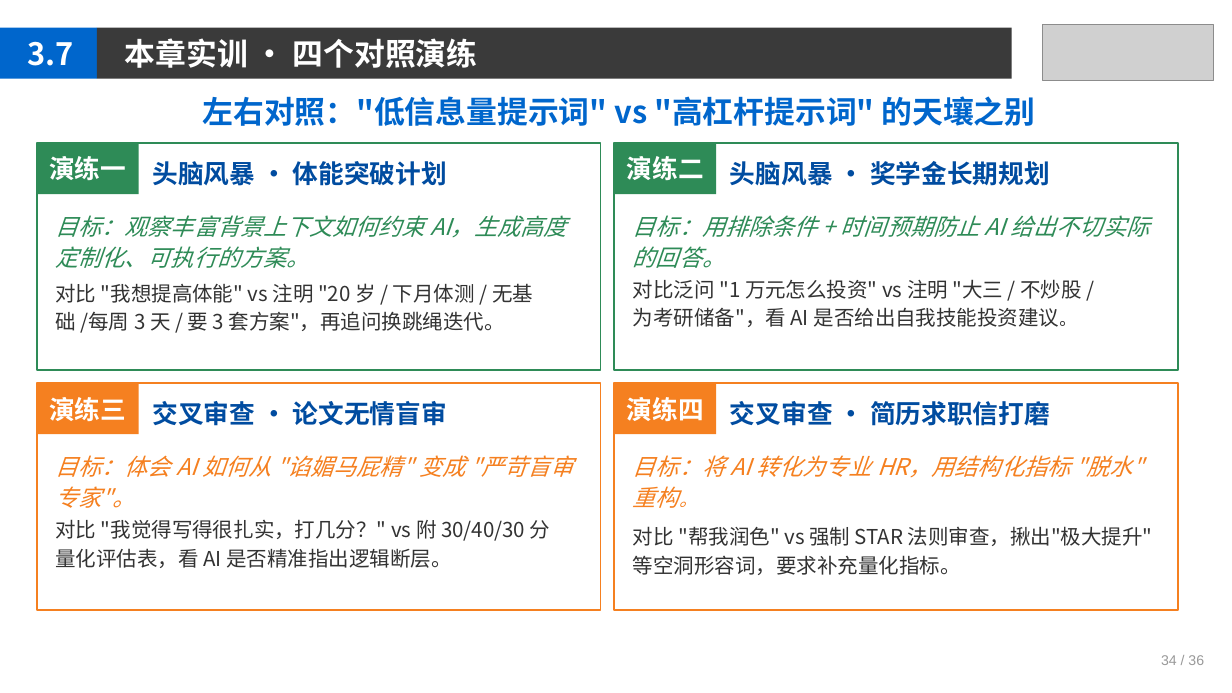
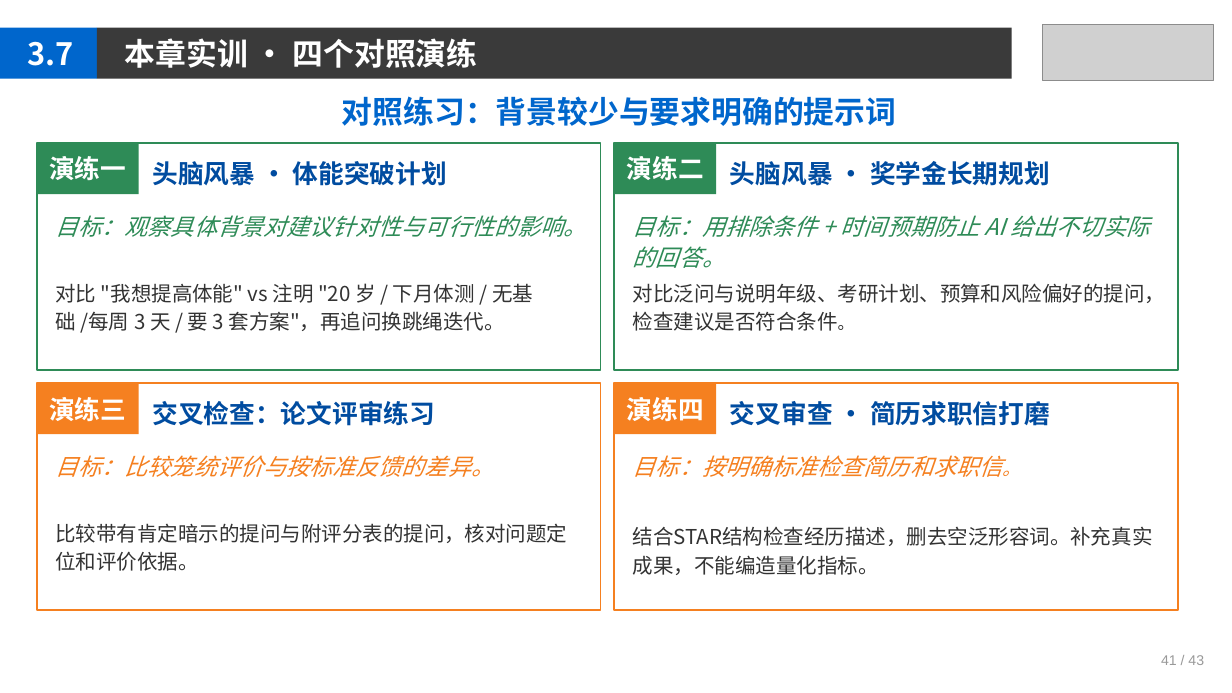
Before and after one commit to jpqiang/AIGC, a slide deck: slide 41 of 课件/第3章.pptx. Drawn at 1232x693 pixels with LibreOffice and Linux fonts; fonts in the diff are those of the drawing; grey boxes stand for pictures. Boxes give left, top, right and bottom in pixels: in the first picture for what was removed or moved away, otherwise in the second. Text is boxed around its words. In the diff, an @@ line names an element or a change of style, - is before the commit and + after.

```diff
--- a/课件/第3章.pptx
+++ b/课件/第3章.pptx
@@ text at <box>342,96,896,126</box>: text changed @@
-左右对照："低信息量提示词" vs "高杠杆提示词" 的天壤之别
+对照练习：背景较少与要求明确的提示词
@@ text at <box>55,215,586,237</box>: text changed @@
-目标：观察丰富背景上下文如何约束 AI，生成高度定制化、可执行的方案。
+目标：观察具体背景对建议针对性与可行性的影响。
@@ text at <box>633,283,1165,331</box>: text changed @@
-对比泛问 "1 万元怎么投资" vs 注明 "大三 / 不炒股 /
-为考研储备"，看 AI 是否给出自我技能投资建议。
+对比泛问与说明年级、考研计划、预算和风险偏好的提问，检查建议是否符合条件。
@@ text at <box>152,401,435,426</box>: text changed @@
-交叉审查 · 论文无情盲审
+交叉检查：论文评审练习
@@ text at <box>55,455,494,477</box>: text changed @@
-目标：体会 AI 如何从 "谄媚马屁精" 变成 "严苛盲审专家"。
+目标：比较笼统评价与按标准反馈的差异。
@@ text at <box>633,455,1020,477</box>: text changed @@
-目标：将 AI 转化为专业 HR，用结构化指标 "脱水" 重构。
+目标：按明确标准检查简历和求职信。
@@ text at <box>55,523,567,571</box>: text changed @@
-对比 "我觉得写得很扎实，打几分？" vs 附 30/40/30 分
-量化评估表，看 AI 是否精准指出逻辑断层。
+比较带有肯定暗示的提问与附评分表的提问，核对问题定位和评价依据。
@@ text at <box>633,526,1153,575</box>: text changed @@
-对比 "帮我润色" vs 强制 STAR 法则审查，揪出"极大提升" 等空洞形容词，要求补充量化指标。
+结合STAR结构检查经历描述，删去空泛形容词。补充真实成果，不能编造量化指标。
@@ text at <box>1161,655,1204,665</box>: text changed @@
-34 / 36
+41 / 43
```
Also in this commit, not shown: 40 other slides changed, 1 other file.
